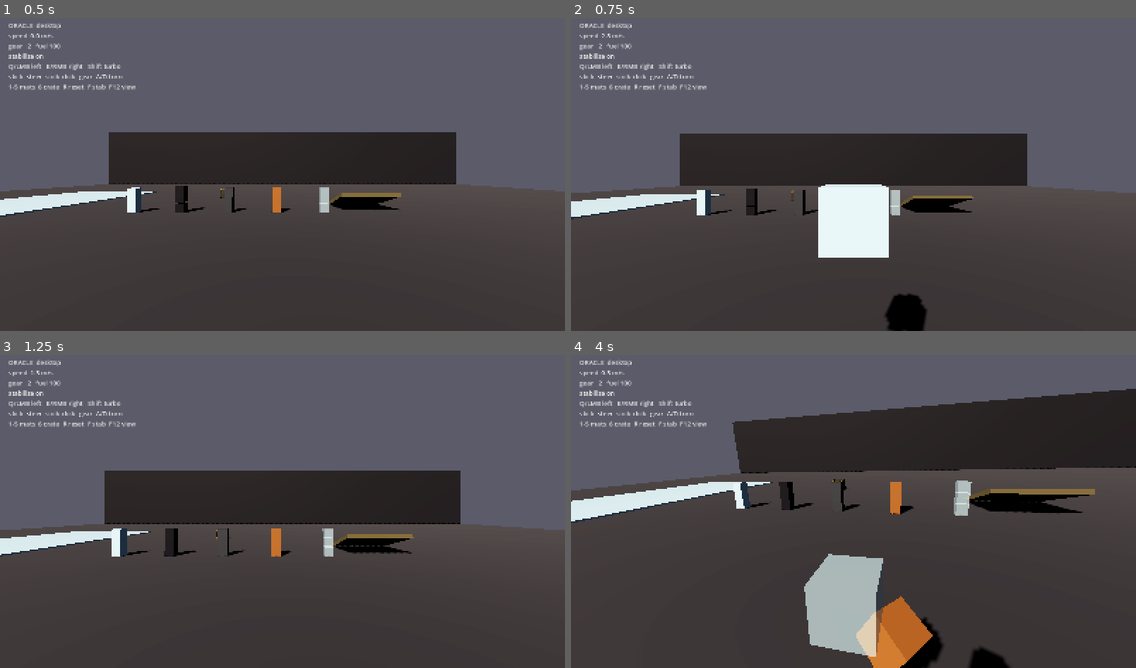
Above: before the commit, frames 1-4 (two rows, left to right).
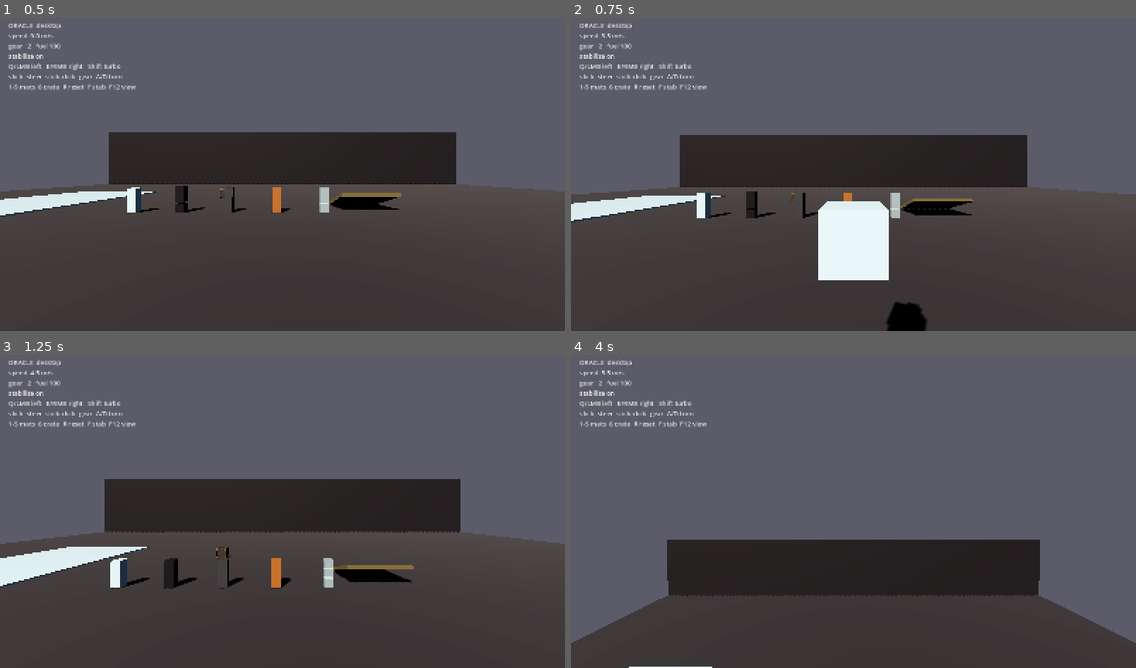
Above: after the commit, the same moments.

Repository: Jpalmer95/oracle-playground
Game: Godot game, scene res://scenes/main.tscn
Two runs of this game, one before a commit and one after it. Both use one fixed random seed, a clock stepped at 60 frames per second and the inputs below.
Inputs (mouse positions are in pixels of both pictures, inside the frame that each line leads up to):
- Up to frame 1 (0.5 s): no input
- Up to frame 2 (0.75 s): tap Enter at 0.5 s; move the mouse to (881, 171) at 0.52 s; hold W from 0.53 s (still down); tap 1 at 0.6 s; click (881, 171) at 0.67 s
- Up to frame 3 (1.25 s): keep holding W
- Up to frame 4 (4 s): keep holding W; move the mouse to (825, 511) at 1.27 s; tap one key every 0.75 s from 1.35 s: 2 3 4 5; move the mouse to (864, 505) at 2.02 s; move the mouse to (847, 514) at 2.77 s; click (847, 514) at 2.92 s; move the mouse to (893, 514) at 3.52 s

Frame 1 is identical in both runs. In frame 2, 3.6% of the frame differs, in the area x 0-100%, y 5-100%; in frame 3, 9.8%; in frame 4, 54%, in the area x 0-100%, y 4-100%.

Commit message:
fix: damp impact wobble (angular_damp + critically-damped stabilizer); left stick yaw + vertical
1. Impact wobble: angular_damp was 0 and stabilizer was a pure-proportional
   (undamped) spring, so collision spin oscillated forever. Two fixes:
   - angular_damp = 5.0 (residual spin decays ~0.2s even with stabilizer off)
   - stabilizer -> PD controller: torque = I*(-kp*angle - kd*angvel) with
     inertia ~0.23m (capsule) and kd = 2*sqrt(kp) (critical damping). Prior
     attempt used mass instead of inertia and diverged; corrected.
   Regression test: spin settles <0.5s from a simulated ram (settles in ~5
   physics frames).

2. Left stick now also yaws (both sticks sum with clamp), and left stick Y
   gives vertical thrust (ascend/descend) via vertical_accel=12 m/s^2.
   Desktop: W/S for vertical, A/D yaw unchanged.

Diff:
--- a/godot/scripts/player.gd
+++ b/godot/scripts/player.gd
@@ -11,9 +11,10 @@
 @export var velocity_damp := 2.0          # 1/s exponential drag (halo-to-hover)
 @export var turbo_multiplier := 3.8
 @export var turn_rate := 2.0              # rad/s at full stick (SuperSonic dolly.rotation.y -= axes[2]*2*dt)
+@export var vertical_accel := 12.0         # m/s^2 at full left-stick up/down
 @export var apply_at_hands := false       # true = offset torque (independent-thruster turn); false = central force (SuperSonic-smooth)
 @export var stabilize_upright := true
-@export var stabilize_strength := 40.0
+@export var stabilize_strength := 60.0    # 1/s^2 angular spring rate (natural freq = sqrt)
 @export var look_sensitivity := 0.0025
 @export var max_speed := 80.0
 @export var max_gear := 5
@@ -50,7 +51,9 @@
 	# Hangar doors stay shut when flight_mode is off (walk/fly toggle later).
 	gravity_scale = 0.0 if flight_mode else 1.0
 	linear_damp = 0.0
-	angular_damp = 0.0
+	# Collision spin must decay fast (impact wobble), even with stabilizer off.
+	# Time constant ~1/angular_damp s; 5.0 => residual spin gone in ~0.2s.
+	angular_damp = 5.0
 	collision_layer = 2
 	collision_mask = 5
 	_ensure_rig()
@@ -208,17 +211,20 @@
 	if right_amt > 0.02:
 		_fire_hand(_active_right(), right_amt * boost)
 
-	# Joystick yaw turn (SuperSonic dolly.rotation.y -= axes[2]*2*dt).
-	# Right thumbstick X steers; left thumbstick X also steers for handedness.
-	var stick := _turn_axis()
-	if absf(stick) > 0.15:
-		var turn := -stick * turn_rate * delta
+	# Joystick yaw turn + vertical (SuperSonic-style, extended).
+	# Both sticks X = yaw. Left stick Y = ascend/descend (vertical thrust).
+	var yaw := _yaw_axis()
+	if absf(yaw) > 0.15:
+		var turn := -yaw * turn_rate * delta
 		if xr_active:
-			# Rotate the tracked rig's yaw; body position follows separately.
 			_xr_origin.rotate_y(turn)
 		else:
 			look_yaw += turn
 			rotation = Vector3(0, look_yaw, 0)
+
+	var vert := _vertical_axis()
+	if absf(vert) > 0.15:
+		apply_central_force(Vector3.UP * vertical_accel * mass * vert)
 
 	_handle_gear_clicks()
 
@@ -257,9 +263,18 @@
 
 
 func _stabilize(_delta: float) -> void:
+	# PD controller to upright: torque = I * (-kp*angle - kd*angvel).
+	# Pure proportional (old code) is an UNDAMPED spring -> oscillates forever
+	# after a collision. The -kd*angular_velocity term is velocity feedback that
+	# bleeds oscillation off. Critical damping: kd = 2*sqrt(kp). Capsule inertia
+	# about its horizontal axis ≈ (1/12)m(3r^2 + h^2) ≈ 0.23m.
 	var up := global_transform.basis.y
-	var correction := up.cross(Vector3.UP)
-	apply_torque(correction * stabilize_strength * mass)
+	var angle := up.cross(Vector3.UP)              # axis * sin(tilt), ~0 upright
+	var inertia := mass * 0.23                        # capsule, horizontal axis
+	var kp := stabilize_strength                      # 1/s^2
+	var kd := 2.0 * sqrt(stabilize_strength)          # 1/s, critical damping
+	var torque := (-angle * kp - angular_velocity * kd) * inertia
+	apply_torque(torque)
 
 
 func left_trigger() -> float:
@@ -293,16 +308,16 @@
 	return Input.is_physical_key_pressed(KEY_SHIFT)
 
 
-func _turn_axis() -> float:
-	# Right thumbstick X primary. SuperSonic uses axes[2] (right stick).
+func _yaw_axis() -> float:
+	# Both sticks steer yaw. Combine with a deadzone so right- or left-handed
+	# flight works identically. SuperSonic uses axes[2] (right stick).
 	if xr_active:
 		var x := 0.0
 		if _xr_right:
-			x = _xr_right.get_vector2("primary").x
-		if absf(x) < 0.05 and _xr_left:
-			# Fall back to left stick so either hand can steer.
-			x = _xr_left.get_vector2("primary").x
-		return x
+			x += _xr_right.get_vector2("primary").x
+		if _xr_left:
+			x += _xr_left.get_vector2("primary").x
+		return clampf(x, -1.0, 1.0)
 	if DisplayServer.get_name() == "headless":
 		return 0.0
 	var x := 0.0
@@ -311,6 +326,20 @@
 	if Input.is_physical_key_pressed(KEY_D):
 		x += 1.0
 	return x
+
+
+func _vertical_axis() -> float:
+	# Left stick Y = ascend (up) / descend (down). Godot +Y is "push up".
+	if xr_active and _xr_left:
+		return -_xr_left.get_vector2("primary").y
+	if DisplayServer.get_name() == "headless":
+		return 0.0
+	var y := 0.0
+	if Input.is_physical_key_pressed(KEY_W):
+		y += 1.0
+	if Input.is_physical_key_pressed(KEY_S):
+		y -= 1.0
+	return y
 
 
 func _handle_gear_clicks() -> void:
--- a/godot/tests/test_runner.gd
+++ b/godot/tests/test_runner.gd
@@ -14,6 +14,7 @@
 	_test_xr_rig_decoupled()
 	await _test_flight_is_gravity_free()
 	await _test_velocity_damping()
+	await _test_impact_wobble_settles()
 	_test_shatter()
 	_test_agent_view_api()
 	if _failures == 0:
@@ -156,6 +157,31 @@
 	await get_tree().process_frame
 
 
+func _test_impact_wobble_settles() -> void:
+	print("[impact wobble settles]")
+	# Regression: after a collision imparts spin (angular_velocity), the body
+	# must re-stabilize quickly. angular_damp + the damped stabilizer must bleed
+	# a starting spin to near-zero within ~0.5s, not oscillate forever.
+	var world := Node3D.new()
+	get_tree().root.add_child(world)
+	var player: OraclePlayer = _make_player(world)
+	player.gravity_scale = 0.0
+	player.stabilize_upright = true
+	# Simulate a ram: shove angular velocity directly, like hitting a crate.
+	player.angular_velocity = Vector3(0.0, 2.0, -1.0)
+	var peak := player.angular_velocity.length()
+	var settled_at := -1
+	for i in 90:
+		await get_tree().physics_frame
+		if settled_at < 0 and player.angular_velocity.length() < peak * 0.15:
+			settled_at = i
+	_ok(settled_at >= 0 and settled_at < 45, "spin settles <~0.5s (peak=%.2f settled_frame=%d w=%s)" % [
+		peak, settled_at, player.angular_velocity])
+	player.queue_free()
+	world.queue_free()
+	await get_tree().process_frame
+
+
 func _test_shatter() -> void:
 	print("[shatter]")
 	var world := Node3D.new()
